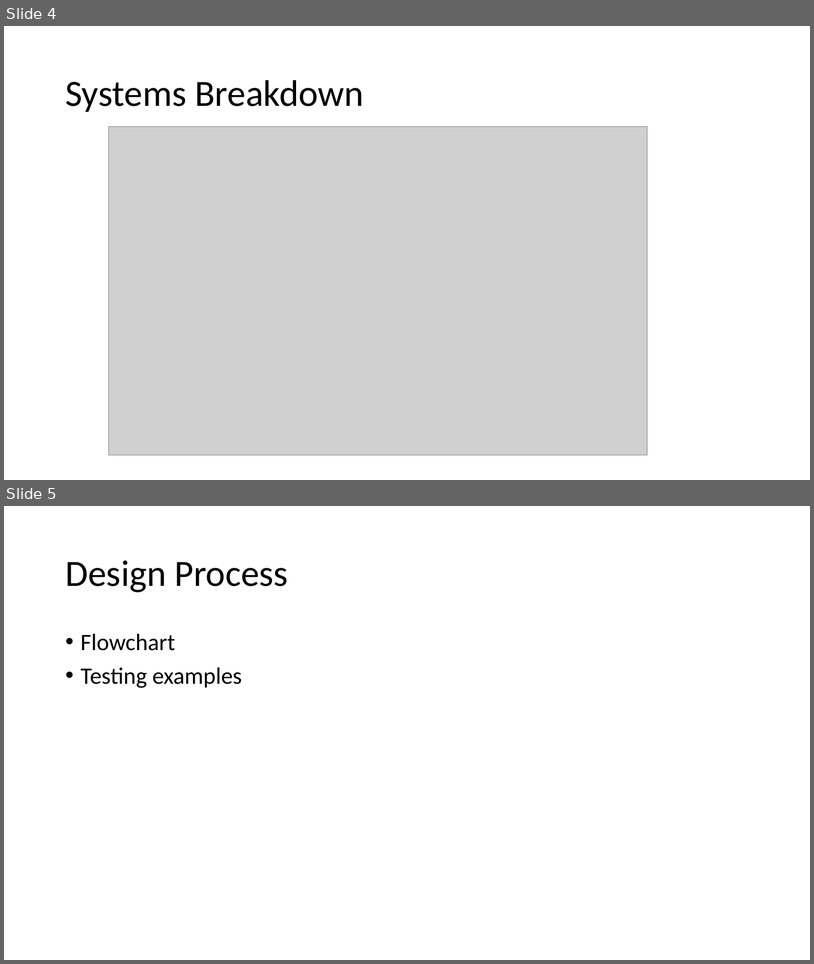
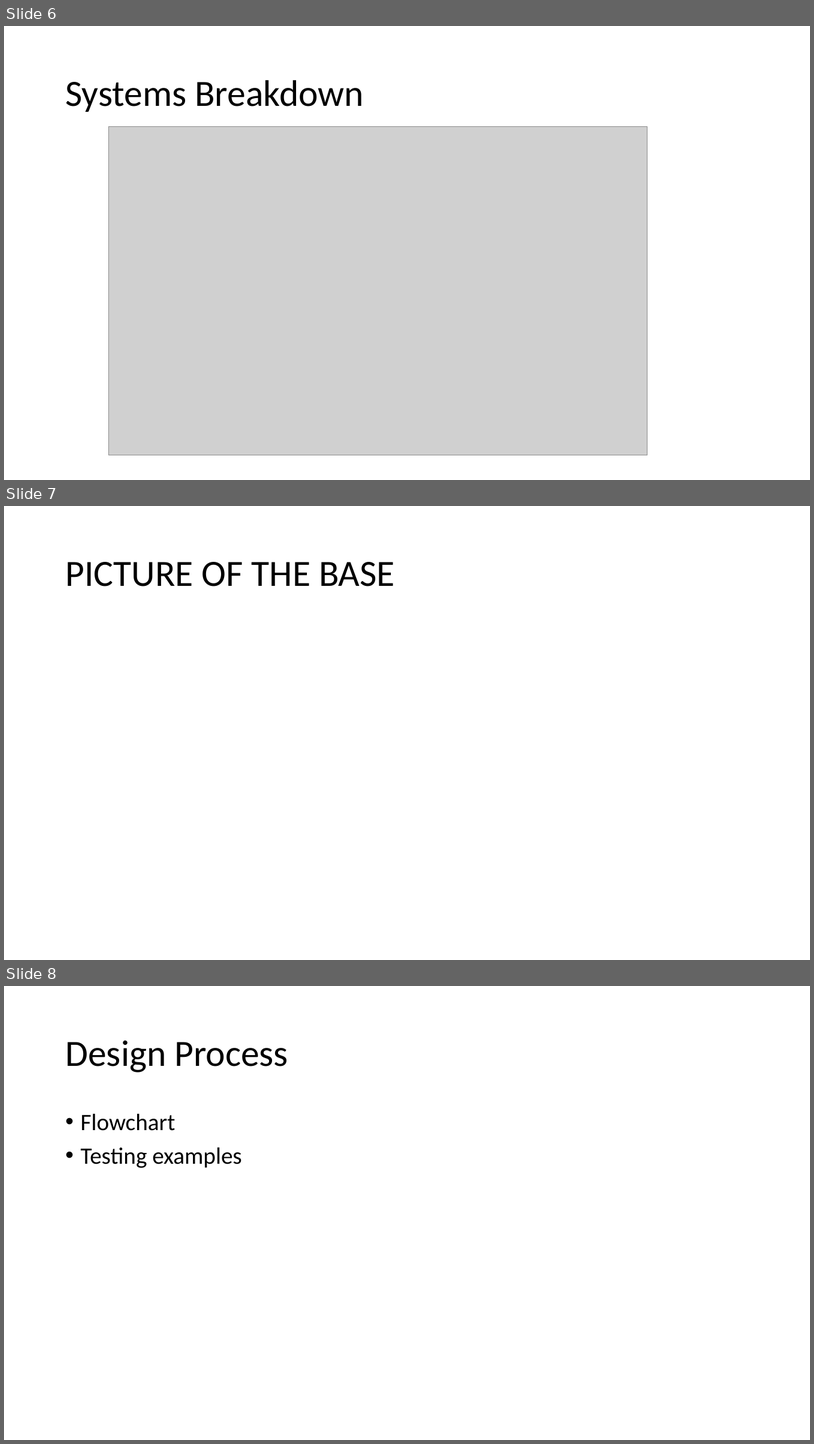
Before and after one commit to PROJ515/PROJ515-documentation, a slide deck: IP and exec plan presentation/IP-execc-plan-presentation.pptx. Shown one above the other, each under a label of ours: slides 4 and 5 before the commit, slides 6, 7 and 8 after it. The pictures are 814x964 and 814x1444 pixels, drawn with LibreOffice and Linux fonts; fonts in the diff are those of the drawing; grey boxes stand for pictures. Boxes give left, top, right and bottom in pixels: in the first picture for what was removed or moved away, otherwise in the second. Text is boxed around its words. In the diff, an @@ line names an element or a change of style, - is before the commit and + after.

```diff
--- a/IP and exec plan presentation/IP-execc-plan-presentation.pptx
+++ b/IP and exec plan presentation/IP-execc-plan-presentation.pptx
@@ slide 7 added at box(4, 506, 810, 960), background #FFFFFF @@
@@ title added at box(65, 562, 395, 586), 44 pt, text #000000 @@
+PICTURE OF THE BASE
@@ what was slide 4 is now slide 6 @@
@@ what was slide 5 is now slide 8 @@
```
Also in this commit, not shown: 3 slides changed, 3 other slides added, 1 slide removed, 1 other file.
